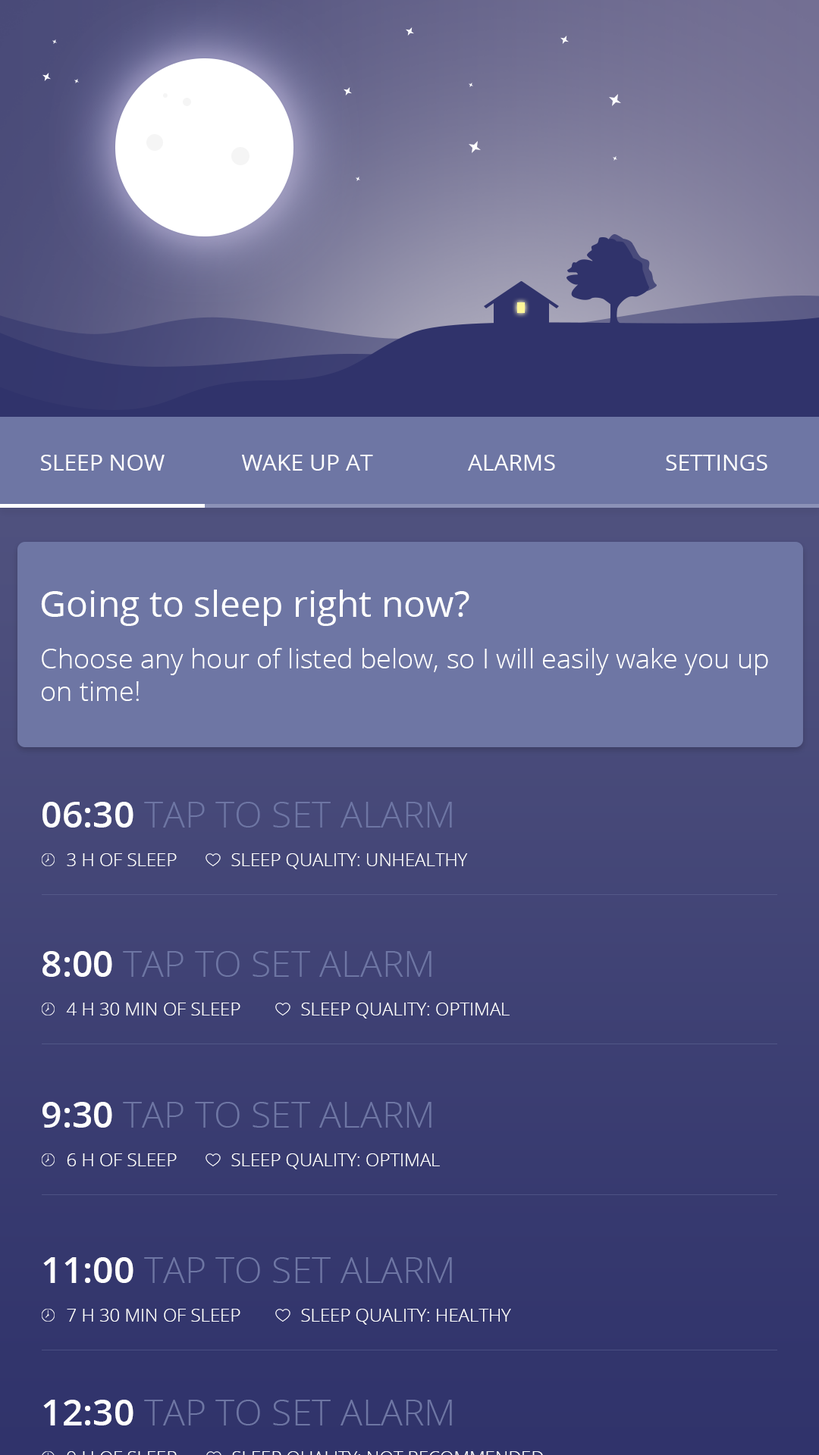
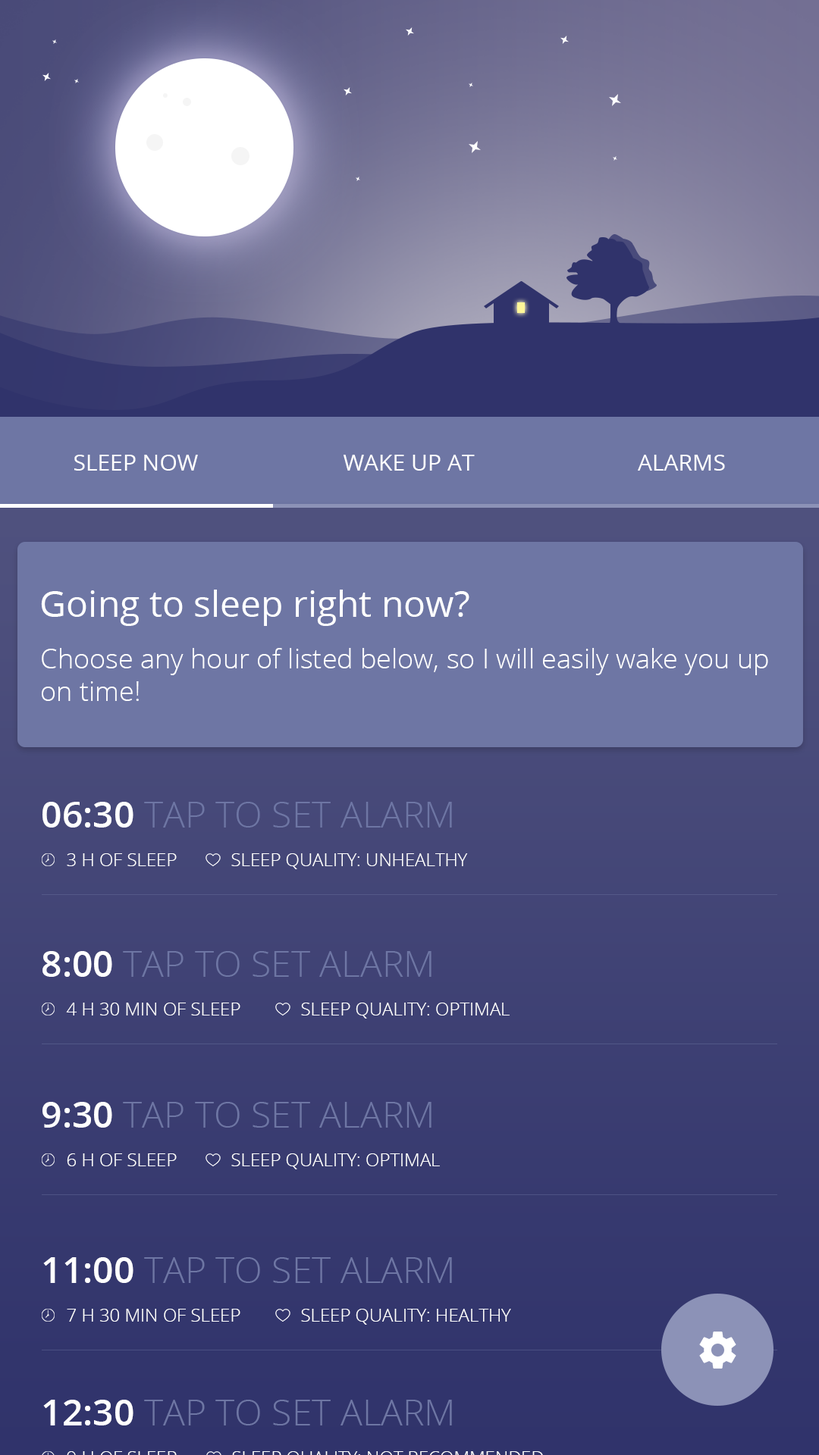
Two versions of the same layered image (819 x 1455). Layer-by-layer changes:
removed group "PART #2 (BOTTOM)" (15 layers) from group "HEADER" over box(40, 454, 768, 508)
removed group "NAVBAR" (13 layers) from group "PART #2 (BOTTOM)" over box(40, 454, 768, 508)
removed group "TAB #1" (2 layers) from group "NAVBAR" over box(40, 454, 198, 471)
removed layer "SLEEP NOW" from group "TAB #1" over box(40, 454, 165, 471)
removed group "TAB #2" (2 layers) from group "NAVBAR" over box(204, 454, 405, 508)
removed layer "WAKE UP AT" from group "TAB #2" over box(241, 454, 373, 471)
removed group "TAB #4" (2 layers) from group "NAVBAR" over box(412, 454, 555, 471)
removed layer "ALARMS" from group "TAB #4" over box(467, 454, 555, 471)
removed group "TAB #3" (2 layers) from group "NAVBAR" over box(637, 454, 768, 471)
removed layer "SETTINGS" from group "TAB #3" over box(665, 454, 768, 471)
removed layer "position_bar" from group "NAVBAR" over box(204, 504, 273, 508)
removed layer "navbar_background" from group "PART #2 (BOTTOM)" over box(40, 454, 768, 508)
added layer "night-navbar" above "night-settings-floating-button" over box(40, 454, 768, 508)
added layer "night-settings-floating-button" above "main" over box(660, 1293, 774, 1407)
removed group "HEADER" (20 layers) from group "main" over box(40, 454, 768, 508)
